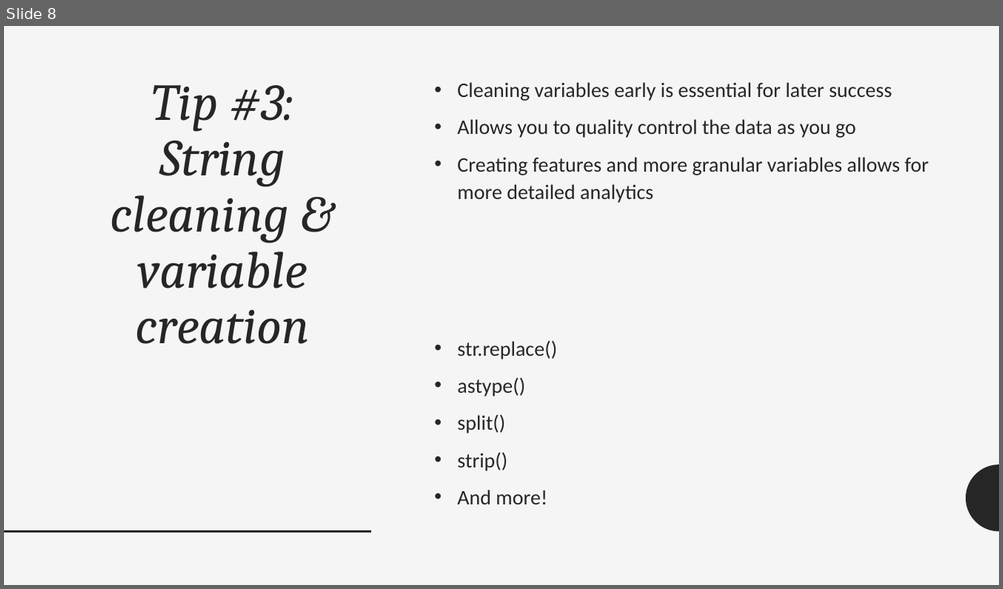
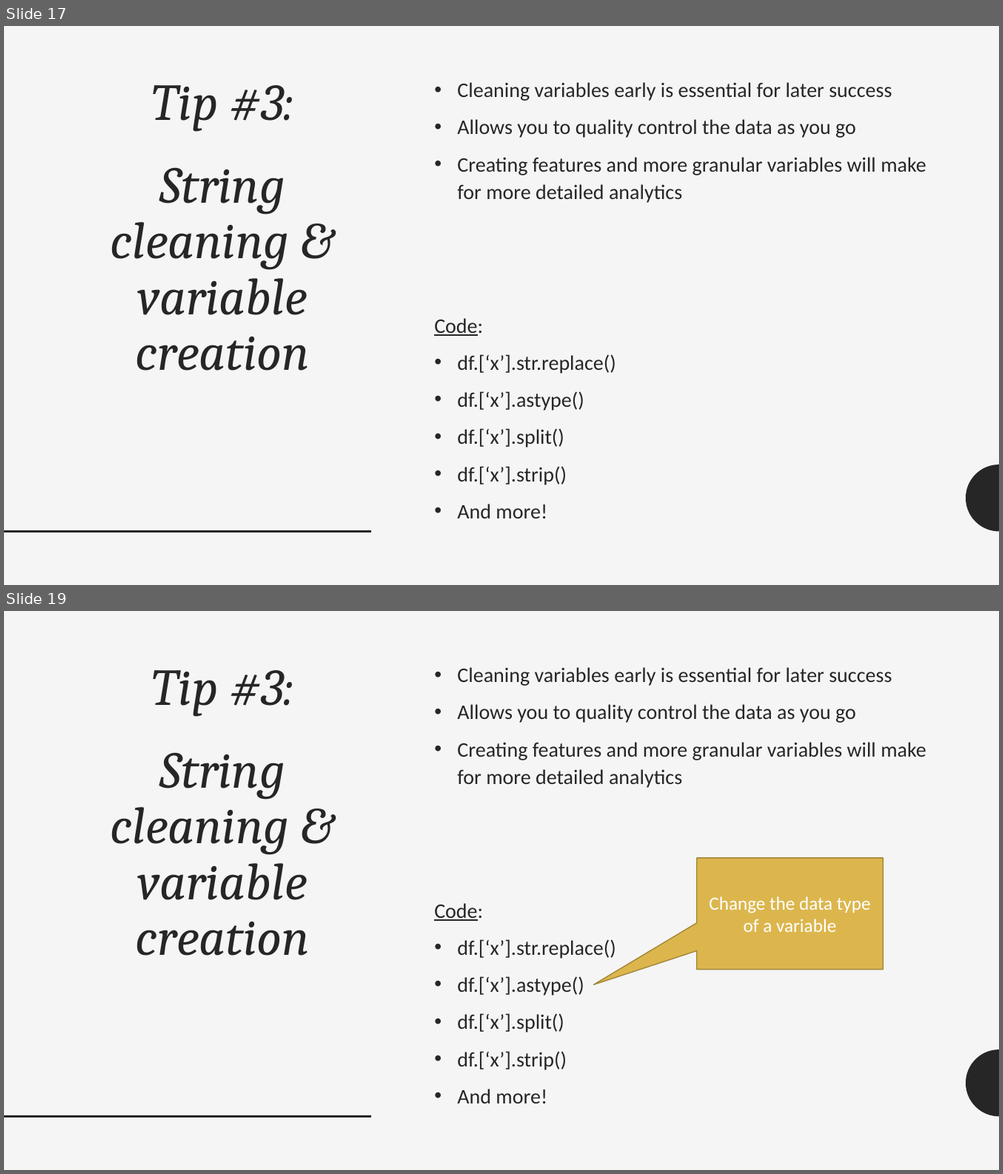
Before and after one commit to JamesWWilson/UCLA-DataFest-Python-Data-Wrangling, a slide deck: IntroPython_TipsForSuccess.pptx. Shown one above the other, each under a label of ours: slide 8 before the commit, slides 17 and 19 after it; the slides between them are not shown. The pictures are 1003x589 and 1003x1174 pixels, drawn with LibreOffice and Linux fonts; fonts in the diff are those of the drawing. Boxes give left, top, right and bottom in pixels: in the first picture for what was removed or moved away, otherwise in the second. Text is boxed around its words. In the diff, an @@ line names an element or a change of style, - is before the commit and + after.

```diff
--- a/IntroPython_TipsForSuccess.pptx
+++ b/IntroPython_TipsForSuccess.pptx
@@ slide 19 added at (x1=4, y1=611, x2=999, y2=1170), background #F5F5F5; not listed: 2 template elements that a slide beside it also shows @@
@@ title added at (x1=111, y1=670, x2=310, y2=956), 50 pt, text #262626, italic @@
+Tip #3:
+String cleaning & variable creation
@@ text added at (x1=457, y1=667, x2=926, y2=788), 20 pt, text #262626 @@
+• Cleaning variables early is essential for later success
+• Allows you to quality control the data as you go
+• Creating features and more granular variables will make for more detailed analytics
@@ speech box added at (x1=697, y1=858, x2=883, y2=970), fill #DCB64D, outline #A38739 1 pt, 18 pt, text #FFFFFF @@
+Change the data type of a variable
@@ text added at (x1=434, y1=903, x2=615, y2=1104), 20 pt, text #262626 @@
+Code:
+• df.[‘x’].str.replace()
+• df.[‘x’].astype()
+• df.[‘x’].split()
+• df.[‘x’].strip()
+• And more!
@@ what was slide 8 is now slide 17 @@
@@ slide 17 changed as well @@
@@ title "Tip #3: String cleaning & ..." rewrapped from (x1=111, y1=85, x2=310, y2=344) to (x1=111, y1=85, x2=310, y2=371) @@
@@ text at (x1=457, y1=157, x2=926, y2=203): text changed @@
-• Creating features and more granular variables allows for more detailed analytics
+• Creating features and more granular variables will make for more detailed analytics
@@ text "Code:" moved from (x1=457, y1=340, x2=557, y2=505) to (x1=434, y1=318, x2=615, y2=519) @@
@@ text at (x1=434, y1=318, x2=615, y2=486): text changed @@
-• str.replace()
-• astype()
-• split()
-• strip()
+Code:
+• df.[‘x’].str.replace()
+• df.[‘x’].astype()
+• df.[‘x’].split()
+• df.[‘x’].strip()
```
Also in this commit, not shown: 8 other slides changed, 30 other slides added, 1 slide removed, 3 other files.
